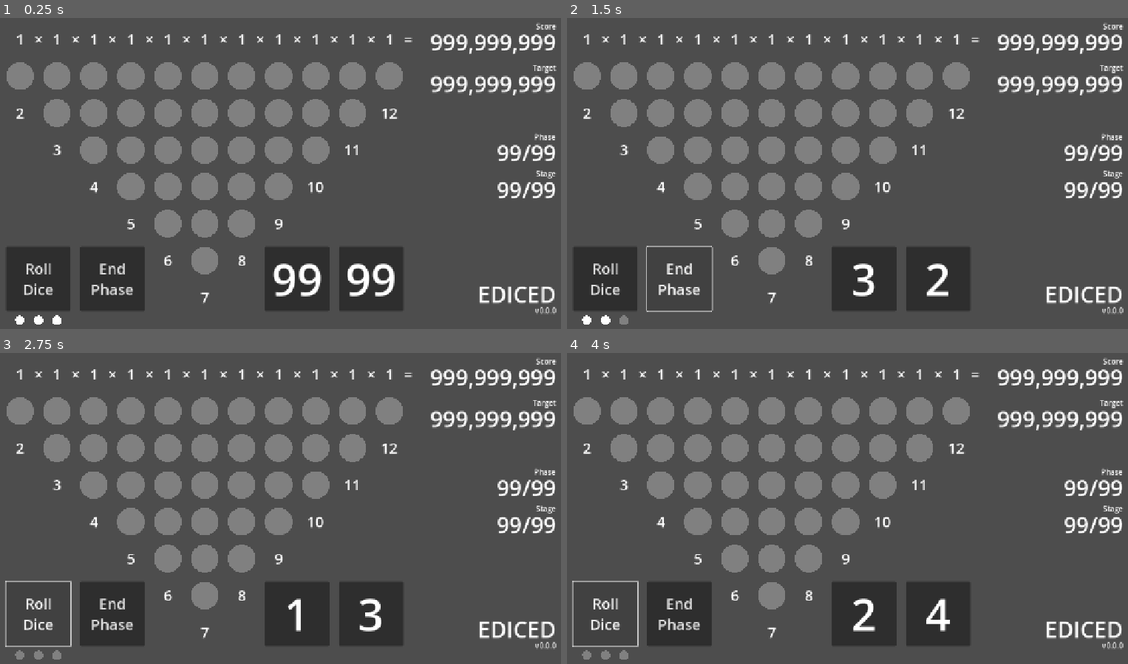
Above: before the commit, frames 1-4 (two rows, left to right).
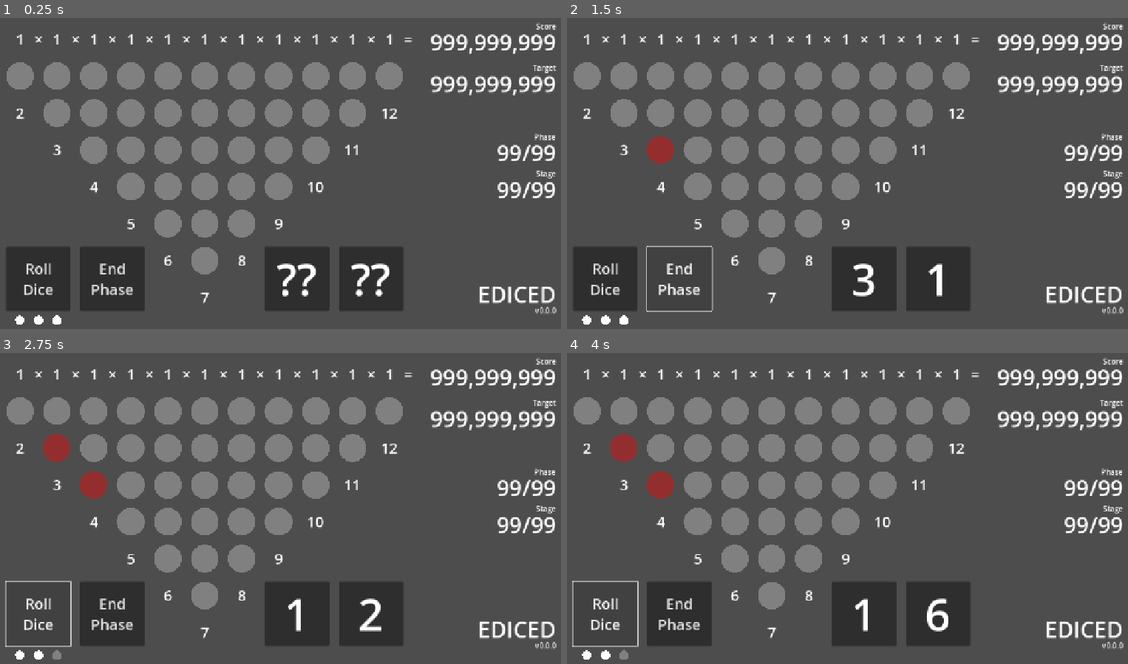
Above: after the commit, the same moments.

Repository: kamikoloss/ediced
Game: Godot game, scene res://scenes/game.tscn
Same seed, same stepped clock (60 frames per second), same inputs: the game is played once before the commit and once after it.
Inputs:
- Up to frame 1 (0.25 s): no input
- Up to frame 2 (1.5 s): click "Roll Dice" at 0.5 s; click "End Phase" at 1.25 s
- Up to frame 3 (2.75 s): click "Roll Dice" at 2 s
- Up to frame 4 (4 s): click "End Phase" at 2.75 s; click "Roll Dice" at 3.5 s

The runs differ from the first frame. In frame 1, 1.0% of the frame differs, in the area x 48-71%, y 78-90%; in frame 2, 0.6%; in frame 3, 0.9%; in frame 4, 1.3%, in the area x 2-69%, y 26-99%.

Commit message:
ロール後のターゲット表示を実装した

Diff:
--- a/components/lane.gd
+++ b/components/lane.gd
@@ -6,6 +6,11 @@
         number = v
         label_number.text = str(v)
         _init_buttons()
+var button_count := 0:
+    # 2: 1, 3: 2, ... 6: 5, 7: 6, 8: 5, ... 12: 1
+    get:
+        return 6 - absi(number - 7)
+
 var score := 0:
     set(v):
         score = v
@@ -21,13 +26,28 @@
     pass
 
 
-## number を元に button を非表示にする
-func _init_buttons() -> void:
-    # 2: 1, 3: 2, ... 6: 5, 7: 6, 8: 5, ... 12: 1
-    var button_count := 6 - absi(number - 7)
-
+## button をすべて OFF にする
+func set_button_off() -> void:
     for i: int in buttons.get_child_count():
         var button: Button = buttons.get_child(i)
-        button.visible = i < button_count
         button.disabled = true
         button.modulate = Color.WEB_GRAY
+
+
+## button を amount 個 READY にする
+func set_button_ready(amount: int) -> void:
+    for i in amount:
+        var button_index := button_count - 1 - i
+        var button: Button = buttons.get_child(button_index)
+        button.disabled = true
+        button.modulate = Color(Color.RED, 0.4)
+
+
+## number を元に button を初期化する
+func _init_buttons() -> void:
+    for i: int in buttons.get_child_count():
+        if i < button_count:
+            continue
+        var button: Button = buttons.get_child(i)
+        button.queue_free()
+    set_button_off()
--- a/scenes/game.gd
+++ b/scenes/game.gd
@@ -41,7 +41,7 @@
 
 func _ready() -> void:
     button_roll.pressed.connect(_on_button_roll_pressed)
-    button_end.pressed.connect(_on_button_roll_pressed)
+    button_end.pressed.connect(_on_button_end_pressed)
 
     for i: int in lanes.get_child_count():
         var lane: Lane = lanes.get_child(i)
@@ -52,6 +52,11 @@
 
 
 func _on_button_roll_pressed() -> void:
+    reroll_count -= 1
+    if reroll_count == 0:
+        button_roll.disabled = true
+        button_end.disabled = true
+
     var tween := create_tween()
     tween.set_loops(10)
     tween.parallel()
@@ -61,11 +66,15 @@
     tween.tween_interval(0.05)
     await tween.finished
 
-    reroll_count -= 1
+    var target_lane_index := dice_a + dice_b - 2 # 2-11 -> 0-9
+    var lane: Lane = lanes.get_child(target_lane_index)
+    lane.set_button_ready(1)
 
 
 func _on_button_end_pressed() -> void:
-    pass
+    phase += 1
+    reroll_count = 3
+    button_roll.disabled = false
 
 
 func _refresh_reroll_lamps() -> void:
--- a/scenes/game.tscn
+++ b/scenes/game.tscn
@@ -315,7 +315,7 @@
 grow_horizontal = 2
 grow_vertical = 2
 theme_override_font_sizes/font_size = 96
-text = "99"
+text = "??"
 horizontal_alignment = 1
 vertical_alignment = 1
 
@@ -335,7 +335,7 @@
 grow_horizontal = 2
 grow_vertical = 2
 theme_override_font_sizes/font_size = 96
-text = "99"
+text = "??"
 horizontal_alignment = 1
 vertical_alignment = 1
 
